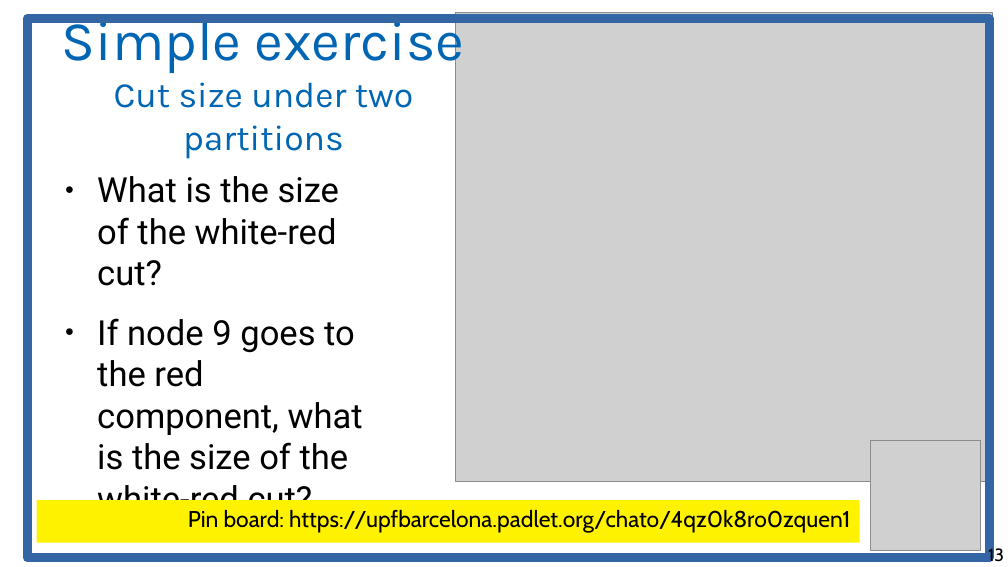
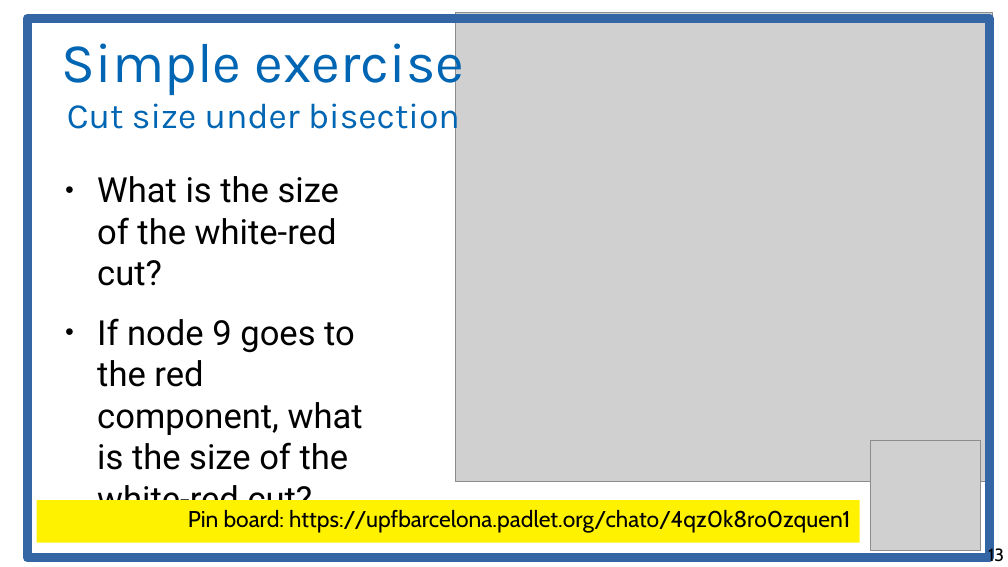
Before and after one commit to chatox/networks-science-course, a slide deck: slide 13 of theory/odp/tt21-finding_communities.odp. Drawn at 1008x567 pixels with LibreOffice and Linux fonts; fonts in the diff are those of the drawing; grey boxes stand for pictures. Boxes give left, top, right and bottom in pixels: in the first picture for what was removed or moved away, otherwise in the second. Text is boxed around its words. In the diff, an @@ line names an element or a change of style, - is before the commit and + after.

Commit message:
padlet for an exercise

```diff
--- a/theory/odp/tt21-finding_communities.odp
+++ b/theory/odp/tt21-finding_communities.odp
@@ title at (62, 32, 465, 137): text changed @@
-Simple exercise
-Cut size under two partitions
+Simple exercise
+Cut size under bisection
```
Also in this commit, not shown: 3 other slides changed, 1 slide added, 1 other file.
